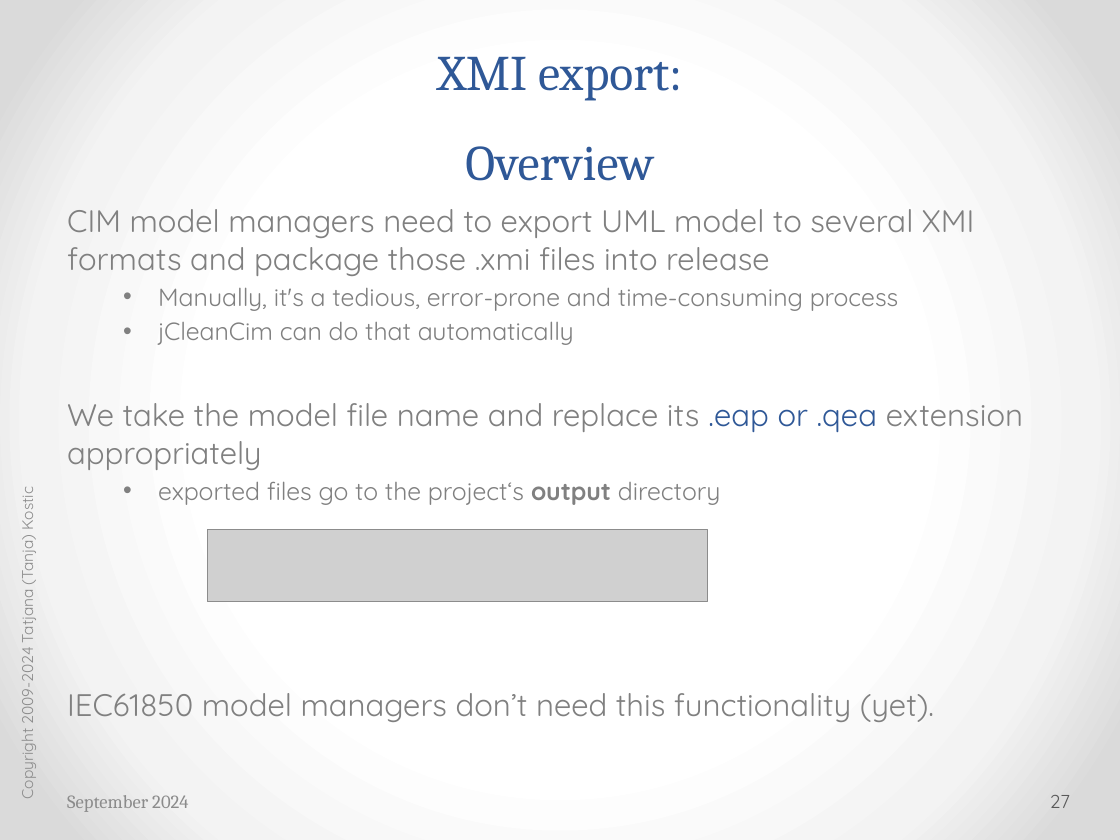
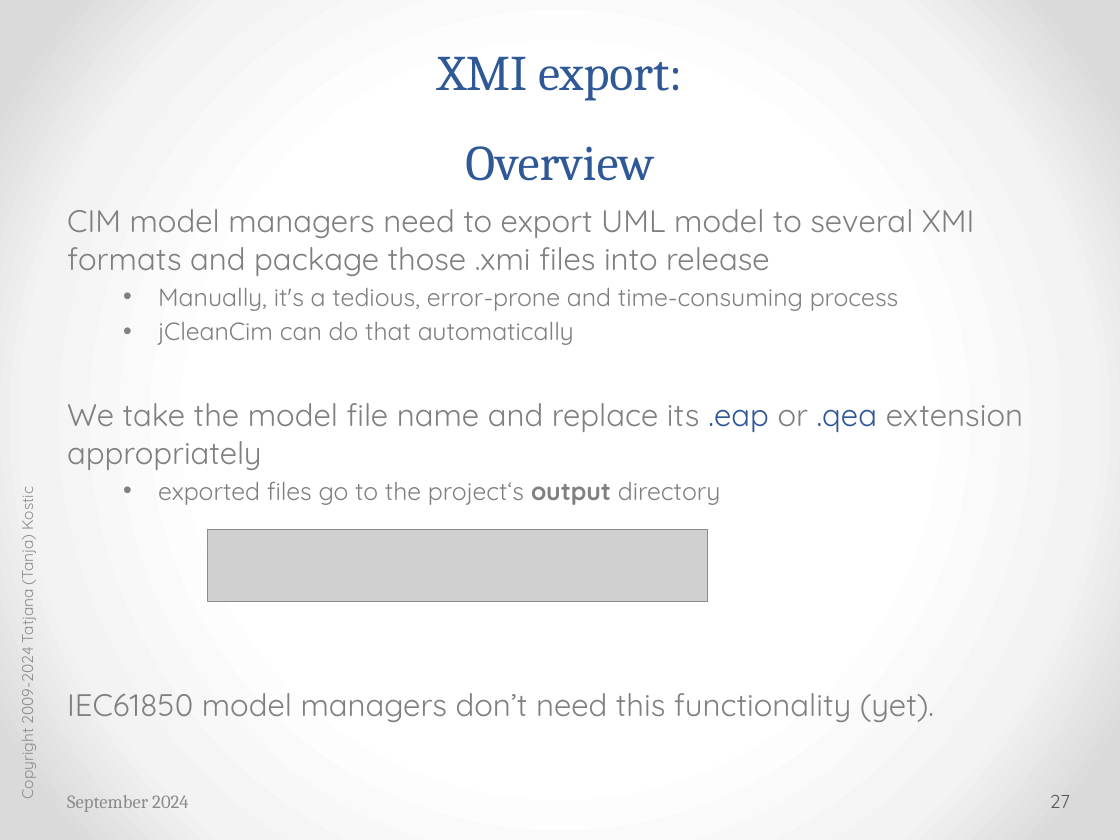
Before and after one commit to cimug-org/jCleanCim, a slide deck: slide 27 of doc/jCleanCimIntro.pptx. Drawn at 1120x840 pixels with LibreOffice and Linux fonts; fonts in the diff are those of the drawing; grey boxes stand for pictures. Boxes give left, top, right and bottom in pixels: in the first picture for what was removed or moved away, otherwise in the second. Text is boxed around its words. In the diff, an @@ line names an element or a change of style, - is before the commit and + after.

```diff
--- a/doc/jCleanCimIntro.pptx
+++ b/doc/jCleanCimIntro.pptx
@@ text at (67, 403, 1023, 470): text colour #2F5897 to #808080 in "or" @@
```
Also in this commit, not shown: 24 other slides changed, 4 other files.
